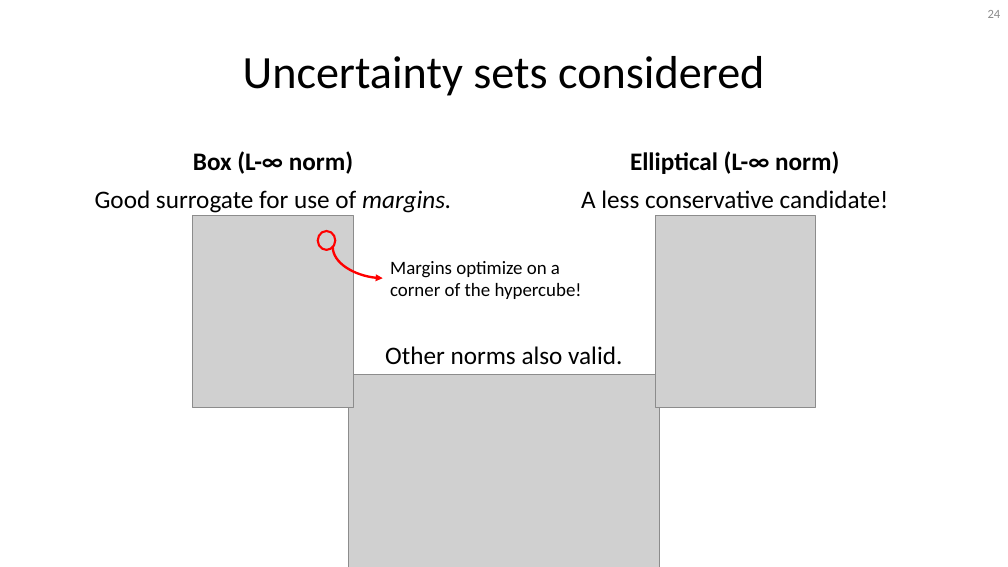
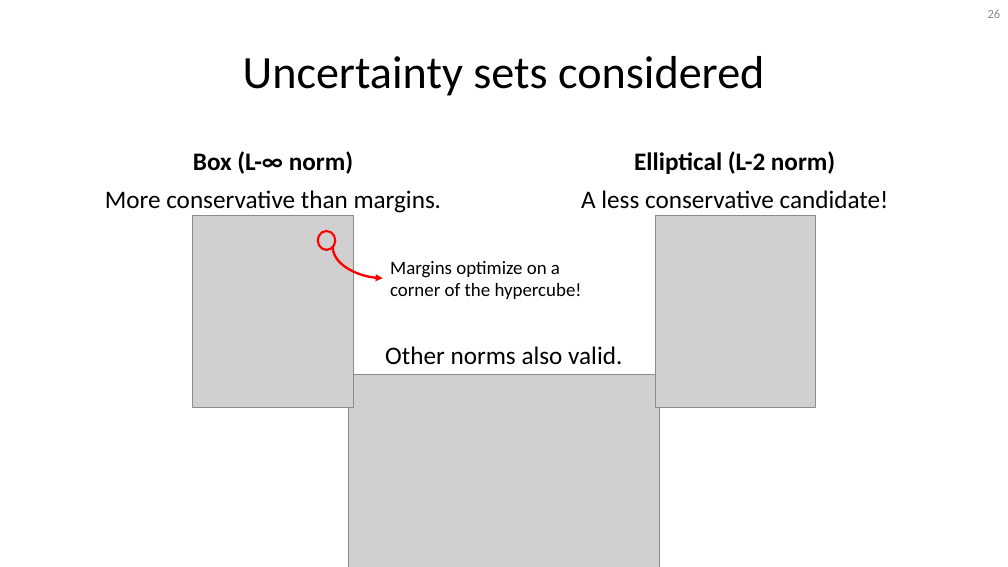
Before and after one commit to 1ozturkbe/robustSPpaper, a slide deck: slide 26 of presentations/acdlSeminar_20190503.pptx (slide 24 before the commit). Drawn at 1008x567 pixels with LibreOffice and Linux fonts; fonts in the diff are those of the drawing; grey boxes stand for pictures; background and template pictures are left out. Boxes give left, top, right and bottom in pixels: in the first picture for what was removed or moved away, otherwise in the second. Text is boxed around its words. In the diff, an @@ line names an element or a change of style, - is before the commit and + after.

```diff
--- a/presentations/acdlSeminar_20190503.pptx
+++ b/presentations/acdlSeminar_20190503.pptx
@@ page number at (x1=988, y1=9, x2=1001, y2=18): text changed @@
-24
+26
@@ text at (x1=634, y1=151, x2=835, y2=174): text changed @@
-Elliptical (L-∞ norm)
+Elliptical (L-2 norm)
@@ text at (x1=105, y1=190, x2=442, y2=213): text changed @@
-Good surrogate for use of margins.
+More conservative than margins.
```
Also in this commit, not shown: 32 other slides changed, 3 slides added, 1 slide removed.
